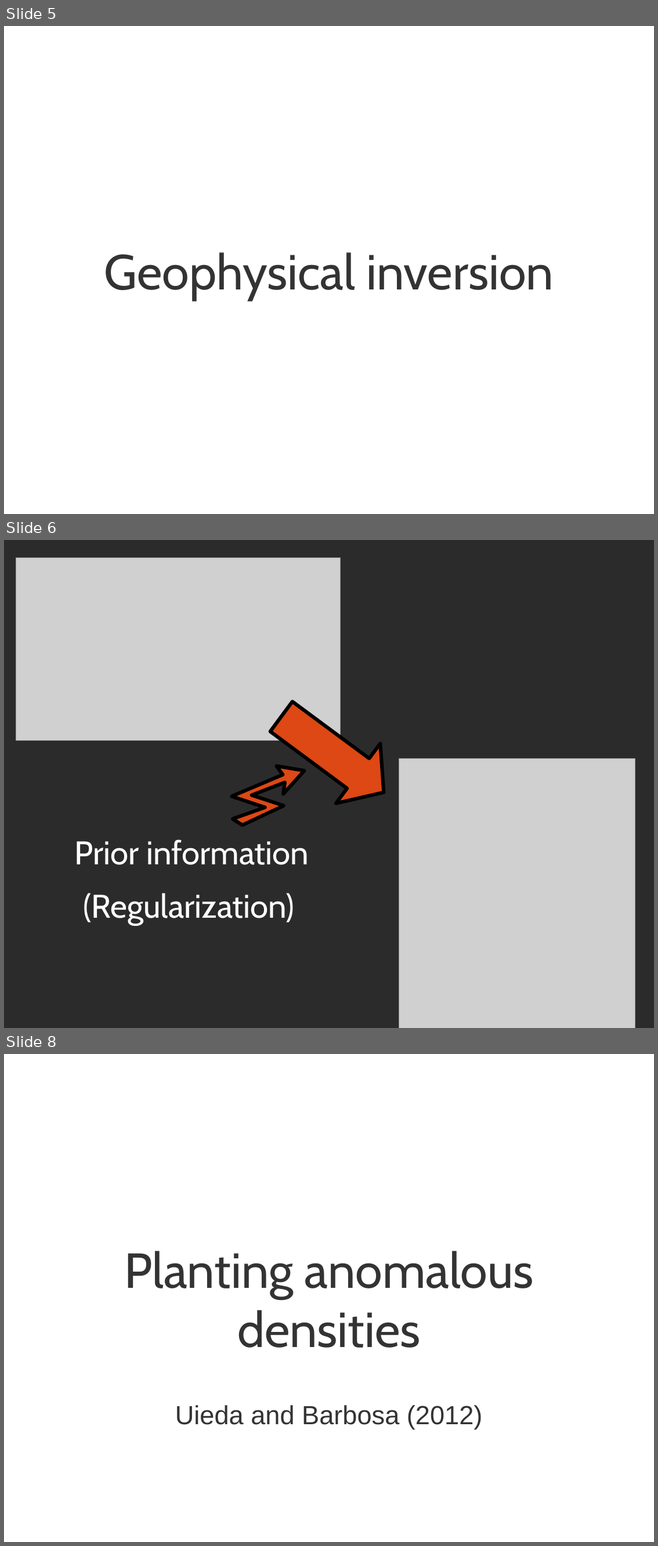
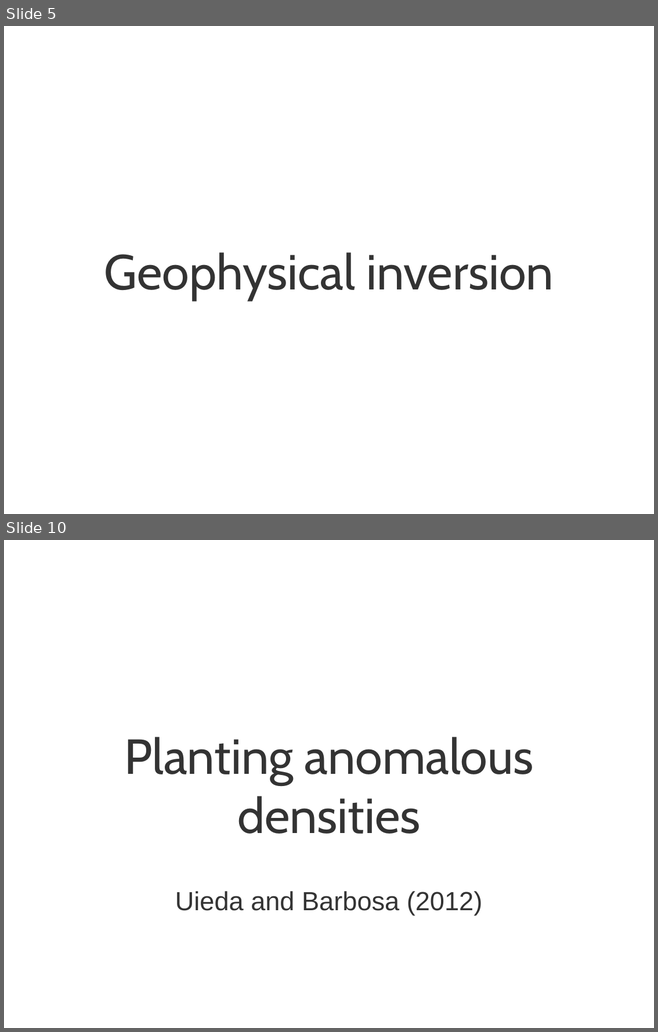
Before and after one commit to leouieda/gghs2012, a slide deck: presentation/uieda_barbosa_iag2012.odp. Shown one above the other, each under a label of ours: slides 5, 6 and 8 before the commit, slides 5 and 10 after it; the slides between them are not shown. The pictures are 658x1546 and 658x1032 pixels, drawn with LibreOffice and Linux fonts; fonts in the diff are those of the drawing; grey boxes stand for pictures; background and template pictures are left out; a plain dark background stands for a picture behind light text. Boxes give left, top, right and bottom in pixels: in the first picture for what was removed or moved away, otherwise in the second. Text is boxed around its words. In the diff, an @@ line names an element or a change of style, - is before the commit and + after.

```diff
--- a/presentation/uieda_barbosa_iag2012.odp
+++ b/presentation/uieda_barbosa_iag2012.odp
@@ slide 6 removed at (4, 540, 654, 1028), background picture (left out) @@
@@ picture removed at (16, 557, 340, 741) @@
@@ right arrow removed at (259, 686, 405, 822) @@
@@ freeform shape removed at (222, 746, 304, 839) @@
@@ picture removed at (399, 758, 634, 1028) @@
@@ text removed at (75, 839, 308, 865) @@
-Prior information
@@ text removed at (83, 893, 295, 925) @@
-(Regularization)
@@ what was slide 8 is now slide 10 @@
```
Also in this commit, not shown: 2 slides changed, 3 slides added, 5 other files.
